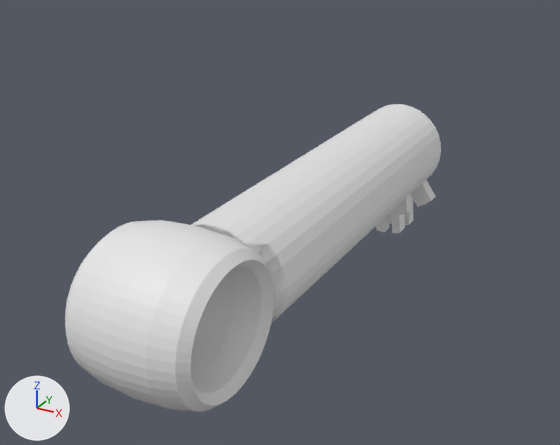
What one commit did to the Blender file key.blend.
Rendered twice from a camera (50 mm lens) standing at (5.93, -14.15, 5.67) and looking at (-1.92, 0.13, -1.47). Lighting does not change. The marker at lower left points along +X, +Y and +Z.

Before the edit, the objects in view are built like this:
```python
me_torus = bpy.data.meshes.new('Torus')
me_torus.from_pydata(...)  # a torus around z (ring radius 1.0, tube radius 0.25) spanning x -1.25..1.25, y -1.25..1.25, z -0.25..0.25
me_walec = bpy.data.meshes.new('Walec')
me_walec.from_pydata(...)  # 342 vertices, 312 faces; spans x -1.0..1.0, y -1.88..1.0, z -1.42..1.0
ob_key = bpy.data.objects.new('Key', me_torus)
ob_key.location = (-0.01, -6.46, 0.07)
ob_key.rotation_euler = (0.0, -4.698, 0.0)  # degrees (0, -269, 0)
ob_key.scale = (1.0, 1.07, -4.14)
ob_walec = bpy.data.objects.new('Walec', me_walec)
ob_walec.parent = ob_key
ob_walec.matrix_parent_inverse = Matrix(((-0.0147, 0.0, -0.998, 0.0731), (0.0, 0.936, 0.0, 6.053), (-0.241, 0.0, 0.00355, -0.00367), (0.0, 0.0, 0.0, 1.0)))
ob_walec.location = (0.0, -2.112, 0.0)
ob_walec.rotation_euler = (1.571, 0.0, 0.0)  # degrees (90, 0, 0)
ob_walec.scale = (1.0, 1.0, 3.67)
```
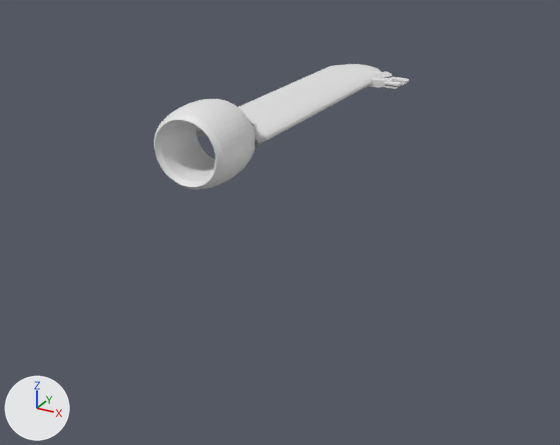
The newer file is also rescaled (x0.788), turned or shifted as a whole; pictures and numbers use the older file's frame.

Scene script edits in JSON lines:
```json
{"block": "me_torus", "where": "me_torus.from_pydata(...)  # 576 vertices, 576 faces; spans x -1.25..1.25, y -1.25..1.25, z -0.25..0.25"}
{"block": "me_torus", "where": "# used by ob_key; location = (-0.01, -6.46, 0.07); rotation_euler = (0.0, -4.698, 0.0), in degrees (0, -269, 0); scale = (1.0, 1.07, -4.14)"}
{"block": "me_torus", "change": "me_torus part 1: the whole mesh is multiplied about its middle by the matrix ((0.0, 0.842, -0.011), (0.012, 0.003, 3.265), (-0.789, 0.0, 0.048))"}
{"op": "set", "path": "ob_key.rotation_euler", "old": "(0.0, -4.698, 0.0)", "new": "(0.0, 0.0, 0.0)", "note": "degrees (0, -269, 0) -> degrees (0, 0, 0)"}
{"op": "set", "path": "ob_key.scale", "old": "(1.0, 1.07, -4.14)", "new": "(1.0, 1.0, 1.0)"}
{"op": "set", "path": "ob_key.location", "old": "(-0.01, -6.46, 0.07)", "new": "(-3.96, 0.23, 0.07)"}
```

Where the change shows, as pixel boxes (x1, y1, x2, y2) in the pictures (560 x 445 px):
```json
{"object": "Key", "change": "reshaped, moved, turned, rescaled", "before": [65, 220, 274, 412], "after": [154, 99, 256, 190]}
{"object": "Walec", "change": "reshaped", "before": [191, 104, 441, 323], "after": [196, 64, 409, 147]}
```
